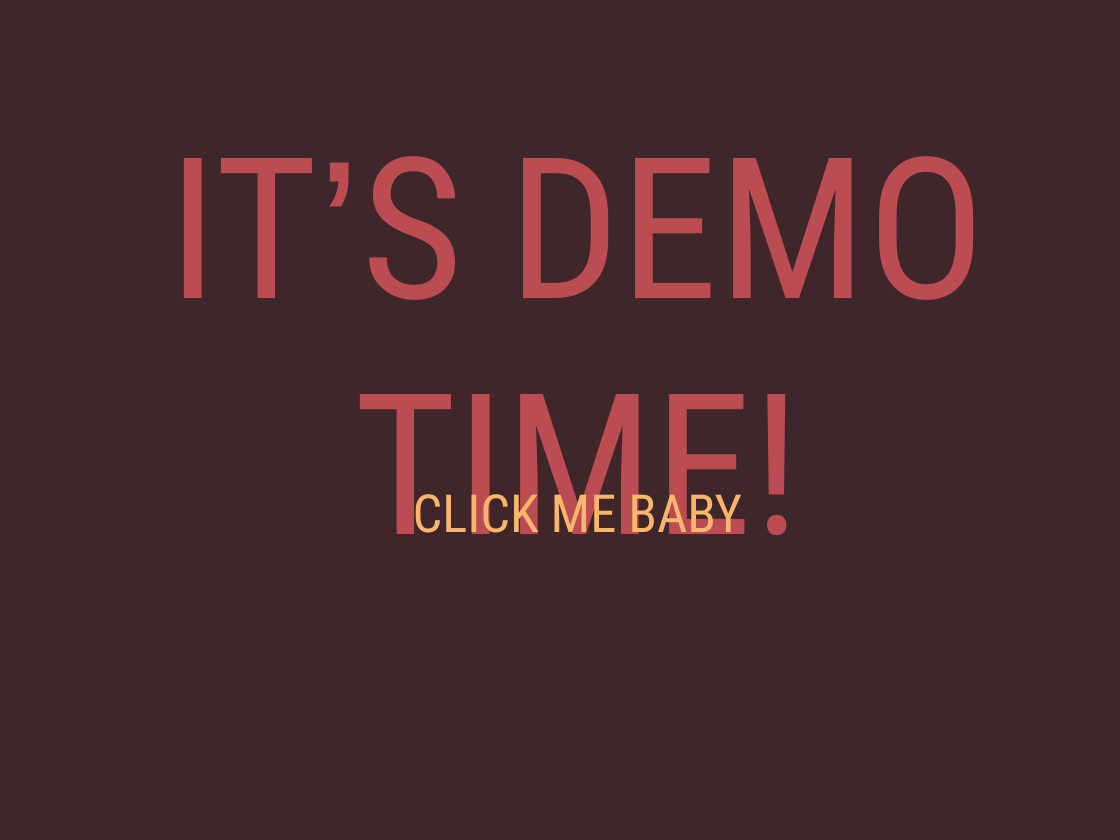
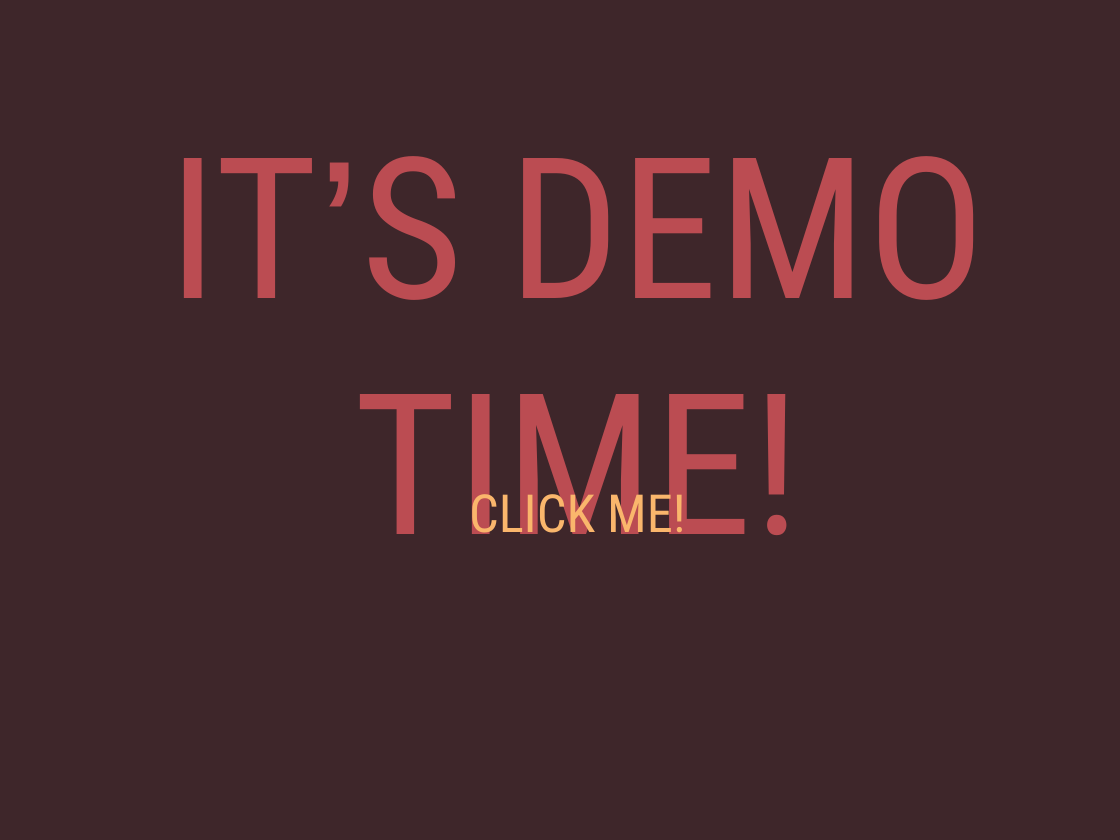
Before and after one commit to jaderberg/4YP, a slide deck: slide 3 of presentation.ppt. Drawn at 1120x840 pixels with LibreOffice and Linux fonts; fonts in the diff are those of the drawing. Boxes give left, top, right and bottom in pixels: in the first picture for what was removed or moved away, otherwise in the second. Text is boxed around its words. In the diff, an @@ line names an element or a change of style, - is before the commit and + after.

Commit message:
final ppt

```diff
--- a/presentation.ppt
+++ b/presentation.ppt
@@ text at (469, 484, 686, 545): text changed @@
-CLICK ME BABY
+CLICK ME!
```
Also in this commit, not shown: 1 other slide changed, 1 other file.
